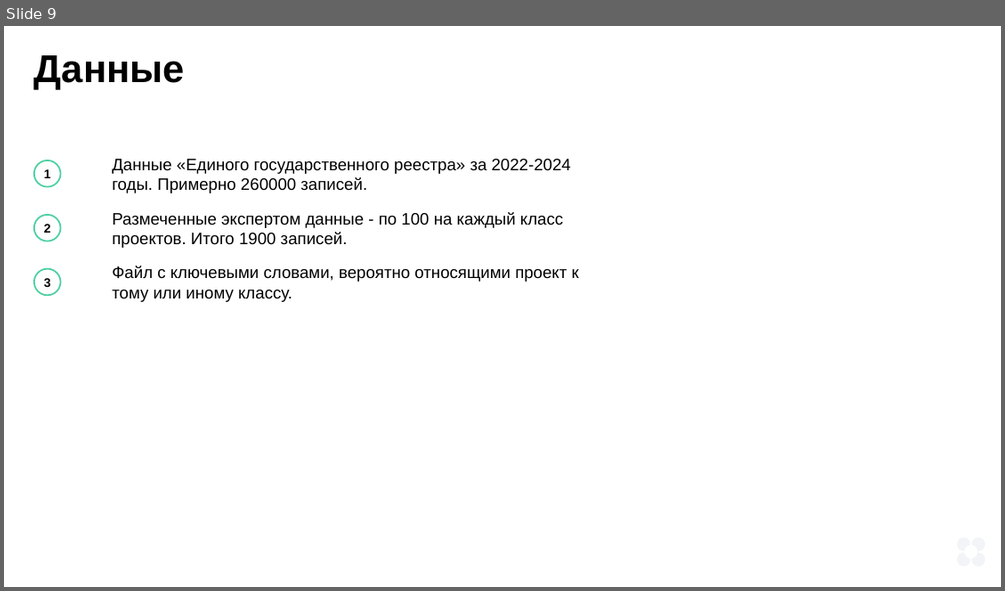
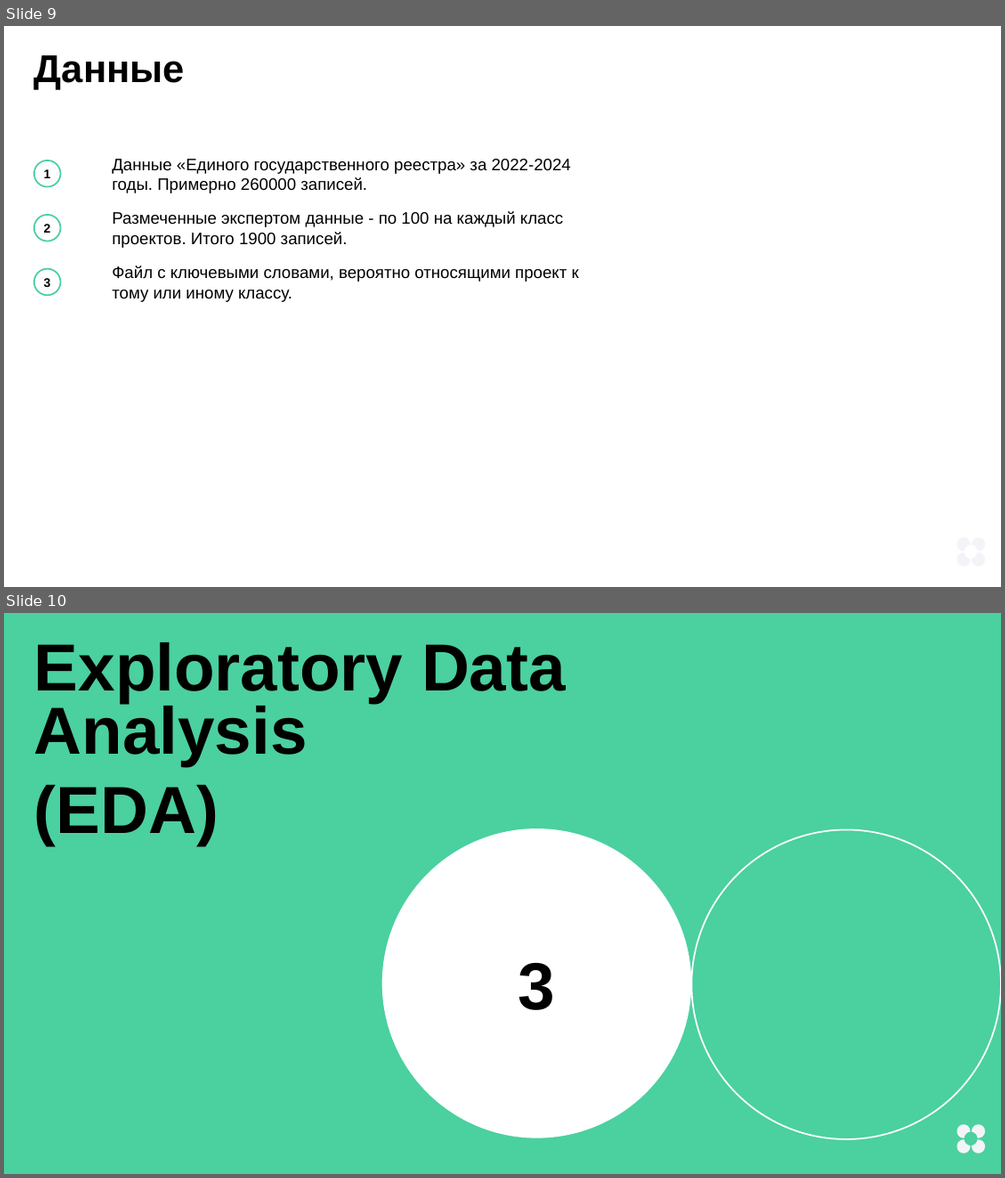
Before and after one commit to tyan/ML_learn, a slide deck: Diploma/presentation.pptx. Shown one above the other, each under a label of ours: slide 9 before the commit, slides 9 and 10 after it. The pictures are 1005x591 and 1005x1178 pixels, drawn with LibreOffice and Linux fonts; fonts in the diff are those of the drawing. Boxes give left, top, right and bottom in pixels: in the first picture for what was removed or moved away, otherwise in the second. Text is boxed around its words. In the diff, an @@ line names an element or a change of style, - is before the commit and + after.

```diff
--- a/Diploma/presentation.pptx
+++ b/Diploma/presentation.pptx
@@ slide 10 added at bbox=[4, 613, 1001, 1174], background #4BD0A0; not listed: 4 template elements that a slide beside it also shows @@
@@ text added at bbox=[34, 642, 566, 845], 96 pt, text #000000, bold @@
+Exploratory Data Analysis
+(EDA)
@@ ellipse added at bbox=[381, 828, 691, 1138], fill #FFFFFF, 96 pt, text #000000, bold @@
+3
@@ ellipse added at bbox=[691, 830, 1001, 1139], outline #FFFFFF 2.24 pt @@
```
Also in this commit, not shown: 20 other slides changed, 9 other slides added, 1 other file.
